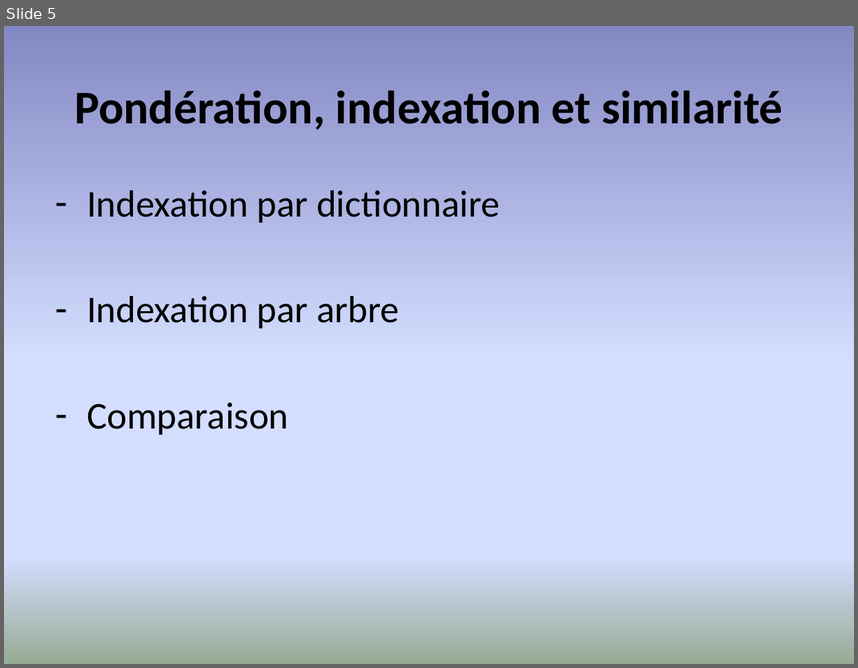
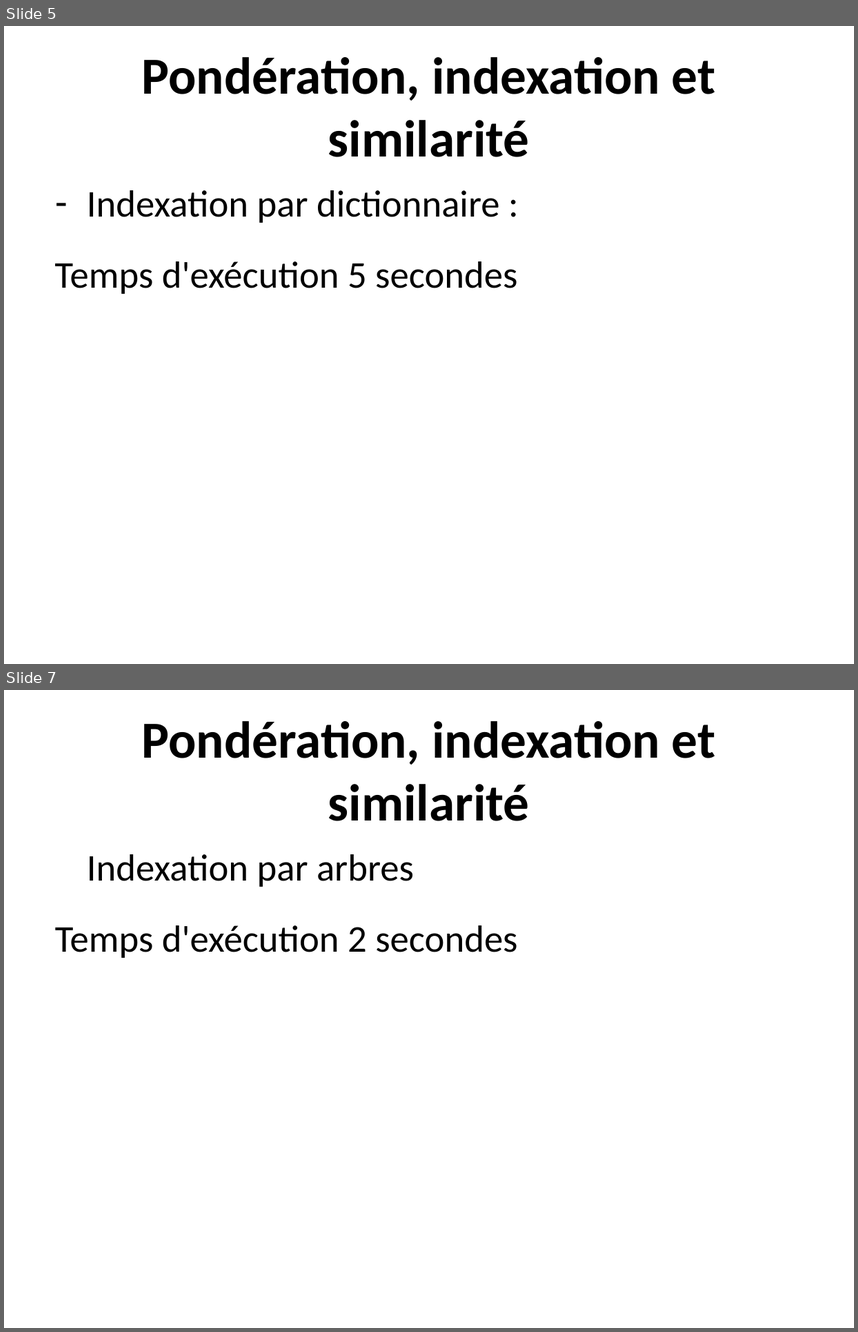
Before and after one commit to clemorelensai/TextminingMaAbCl, a slide deck: Projet Webdatamining.pptx. Shown one above the other, each under a label of ours: slide 5 before the commit, slides 5 and 7 after it; the slides between them are not shown. The pictures are 858x668 and 858x1332 pixels, drawn with LibreOffice and Linux fonts; fonts in the diff are those of the drawing. Boxes give left, top, right and bottom in pixels: in the first picture for what was removed or moved away, otherwise in the second. Text is boxed around its words. In the diff, an @@ line names an element or a change of style, - is before the commit and + after.

```diff
--- a/Projet Webdatamining.pptx
+++ b/Projet Webdatamining.pptx
@@ slide 7 added at box(4, 690, 854, 1328), background #FFFFFF @@
@@ text added at box(141, 721, 715, 821), 44 pt, text #000000, bold @@
+Pondération, indexation et similarité
@@ text added at box(55, 854, 517, 958), 32 pt, text #000000 @@
+Indexation par arbres
+Temps d'exécution 2 secondes
@@ slide 5 changed as well @@
@@ background gradient #8488C4 to #D4DEFF to #96AB94 to #FFFFFF @@
@@ text "Pondération, indexation et similarité" at box(141, 57, 715, 157): size 39.6 to 44 pt @@
@@ text at box(55, 190, 517, 294): text changed @@
-– Indexation par dictionnaire
-– Indexation par arbre
-– Comparaison
+– Indexation par dictionnaire :
+Temps d'exécution 5 secondes
```
Also in this commit, not shown: 6 other slides changed, 2 other slides added, 2 slides removed, 1 other file.
